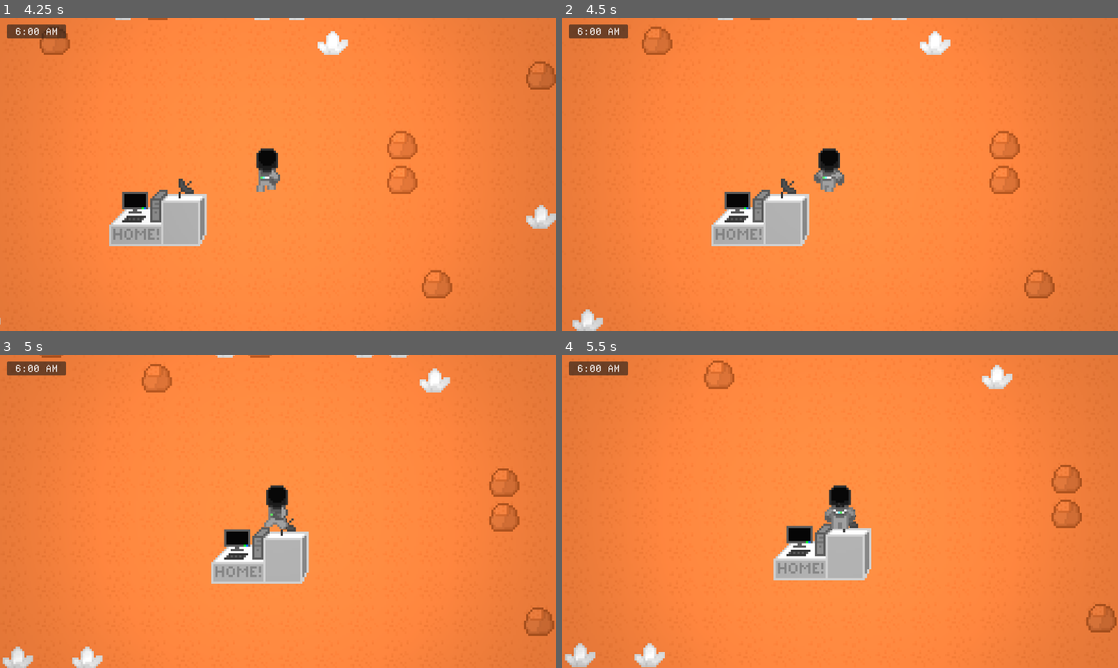
Above: before the commit, frames 1-4 (two rows, left to right).
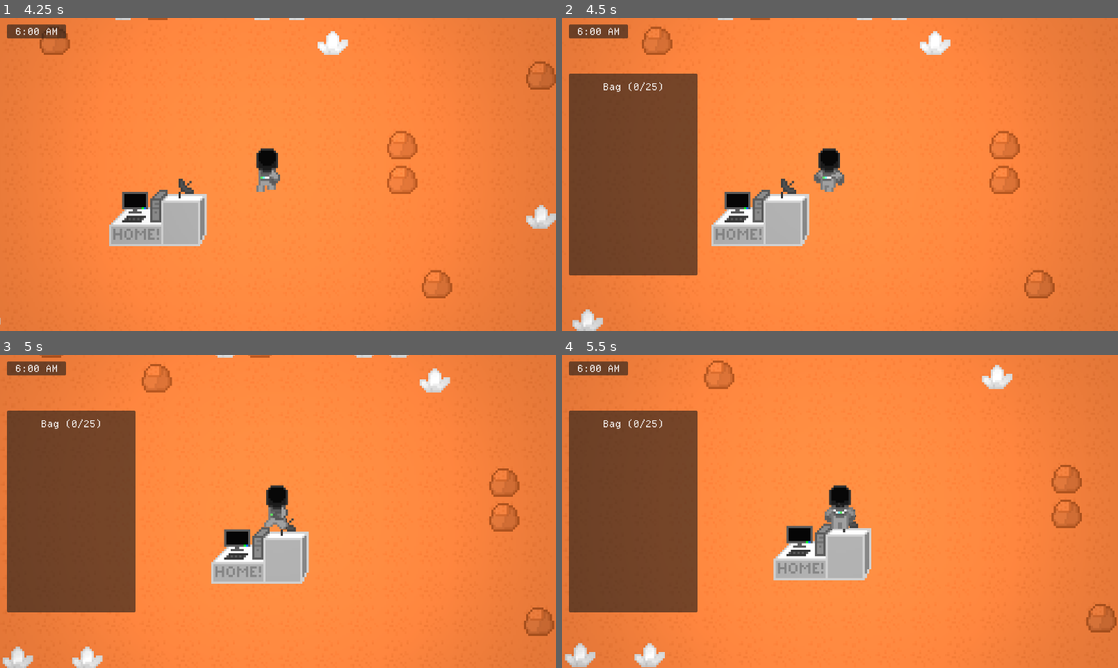
Above: after the commit, the same moments.

Repository: minotaa/coloma-co
Game: Godot game, scene res://scenes/map.tscn
Same seed, same stepped clock (60 frames per second), same inputs: the game is played once before the commit and once after it.
Inputs (mouse positions are in pixels of both pictures, inside the frame that each line leads up to):
- Up to frame 1 (4.25 s): move the mouse to (400, 158) at 0.52 s; press the mouse at (400, 158) at 0.53 s; hold D (right) 0.53-1.28 s; move the mouse to (166, 190) at 1.27 s; release the mouse at (166, 190) at 1.28 s; hold Down (down) 1.28-2.03 s; click (166, 190) at 1.35 s; move the mouse to (333, 105) at 2.02 s; press the mouse at (333, 105) at 2.03 s; hold D (right) 2.03-2.78 s; move the mouse to (250, 237) at 2.77 s; release the mouse at (250, 237) at 2.78 s; hold Up (up) 2.78-3.53 s; click (250, 237) at 2.85 s; move the mouse to (444, 221) at 3.52 s; press the mouse at (444, 221) at 3.53 s; hold Left (left) from 3.53 s (still down); tap E (open_inventory, bound only after the commit) at 4.15 s
- Up to frame 2 (4.5 s): keep holding Left (left); move the mouse to (673, 127) at 4.27 s; release the mouse at (673, 127) at 4.28 s; click (673, 127) at 4.35 s
- Up to frame 3 (5 s): keep holding Left (left)
- Up to frame 4 (5.5 s): move the mouse to (867, 511) at 5.02 s; release Left (left) at 5.03 s; press the mouse at (867, 511) at 5.03 s; hold Down (down) from 5.03 s (still down)

Frame 1 is identical in both runs. In frame 2, 15% of the frame differs, in the area x 1-25%, y 17-83%; in frame 3, 15%; in frame 4, 15%.

Commit message:
Add a home GUI for the home tile.

Diff:
--- a/project.godot
+++ b/project.godot
@@ -81,7 +81,7 @@
 }
 open_inventory={
 "deadzone": 0.2,
-"events": [Object(InputEventKey,"resource_local_to_scene":fa …(140 unchanged characters)… d":false,"keycode":0,"physical_keycode":4194306,"key_label":0,"unicode":0,"location":0,"echo":false,"script":null)
+"events": [Object(InputEventKey,"resource_local_to_scene":fa …(140 unchanged characters)… d":false,"keycode":0,"physical_keycode":69,"key_label":0,"unicode":101,"location":0,"echo":false,"script":null)
 ]
 }
 
--- a/scenes/map.tscn
+++ b/scenes/map.tscn
@@ -34,7 +34,7 @@
 0:0/size_in_atlas = Vector2i(3, 2)
 0:0/0 = 0
 0:0/0/physics_layer_0/polygon_0/points = PackedVector2Array(-17.2664, -9.89223, -5.2159, -10.0721, -2.23356, -8, 0.2030 …(182 unchanged characters)…
-0:0/0/custom_data_1 = -1
+0:0/0/custom_data_1 = 2
 0:0/0/custom_data_2 = 9999.0
 
 [sub_resource type="TileSet" id="TileSet_vt6tk"]
--- a/scenes/player.tscn
+++ b/scenes/player.tscn
@@ -469,6 +469,32 @@
 label_settings = SubResource("LabelSettings_f1ej7")
 horizontal_alignment = 1
 
+[node name="Home" type="Control" parent="UI/Main"]
+texture_filter = 1
+layout_mode = 1
+anchors_preset = 4
+anchor_top = 0.5
+anchor_bottom = 0.5
+offset_left = 16.0
+offset_top = -232.0
+offset_right = 312.0
+offset_bottom = 232.0
+grow_vertical = 2
+
+[node name="TabContainer" type="TabContainer" parent="UI/Main/Home"]
+layout_mode = 1
+anchors_preset = 15
+anchor_right = 1.0
+anchor_bottom = 1.0
+grow_horizontal = 2
+grow_vertical = 2
+theme_override_font_sizes/font_size = 22
+current_tab = 0
+
+[node name="Crafting" type="Control" parent="UI/Main/Home/TabContainer"]
+layout_mode = 2
+metadata/_tab_index = 0
+
 [connection signal="body_entered" from="Area2D" to="." method="_on_body_entered"]
 [connection signal="body_exited" from="Area2D" to="." method="_on_body_exited"]
 [connection signal="body_shape_entered" from="Area2D" to="." method="_on_body_shape_entered"]
--- a/scripts/player.gd
+++ b/scripts/player.gd
@@ -19,8 +19,9 @@
 var mining_time = 0.0
 var is_mining = false
 var original_inventory_position: Vector2
-var tween: Tween
+var original_home_position: Vector2
 var inventory_open: bool = false
+var home_open: bool = false
 
 var bag = Bag.new()
 
@@ -35,7 +36,9 @@
 
 	Items.connect("collect_item", collect_item)
 	original_inventory_position = $UI/Main/Inventory.position
+	original_home_position = $UI/Main/Home.position
 	$UI/Main/Inventory.position -= Vector2(1000, 0)
+	$UI/Main/Home.position -= Vector2(1000, 0)
 
 func collect_item(item: ItemStack) -> void:
 	Toast.add("Collected " + str(item.amount) + "x " + str(item.type.name))
@@ -63,11 +66,42 @@
 		entry.get_node("HBoxContainer").get_node("TextureRect").texture = item_stack.type.texture
 		$UI/Main/Inventory/ScrollContainer/VBoxContainer.add_child(entry)
 
+func update_home() -> void:
+	pass
+
+func toggle_home() -> void:
+	var home = $UI/Main/Home
+	update_home()
+
+	var tween: Tween
+	if tween and tween.is_running():
+		tween.kill()
+
+	tween = get_tree().create_tween()
+	home_open = !home_open
+
+	var target_position: Vector2
+	if home_open:
+		target_position = original_home_position
+		$AudioStreamPlayer2D.volume_db = 0.0
+		$AudioStreamPlayer2D.stream = load("res://assets/sounds/click.wav")
+		$AudioStreamPlayer2D.play()
+	else:
+		target_position = original_home_position - Vector2(1000, 0)
+		$AudioStreamPlayer2D.volume_db = 0.0
+		$AudioStreamPlayer2D.stream = load("res://assets/sounds/click1.wav")
+		$AudioStreamPlayer2D.play()
+
+	tween.tween_property(home, "position", target_position, 0.25).set_trans(Tween.TRANS_SINE).set_ease(Tween.EASE_OUT)
+
+
 func toggle_inventory() -> void:
+	if home_open:
+		$UI/Main/Inventory.position = original_inventory_position - Vector2(1000, 0)
 	var inventory = $UI/Main/Inventory
 	update_inventory()
 
-
+	var tween: Tween
 	if tween and tween.is_running():
 		tween.kill()
 
@@ -91,7 +125,7 @@
 func _process_input(delta) -> void:
 	velocity = Input.get_vector("left", "right", "up", "down", 0.1)
 
-	if Input.is_action_just_pressed("open_inventory"):
+	if Input.is_action_just_pressed("open_inventory") and not home_open:
 		toggle_inventory()
 	if inventory_open:
 		update_inventory()
@@ -140,6 +174,12 @@
 	var mouse_pos = tilemap.local_to_map(tilemap.get_local_mouse_position())
 	var tile_data = tilemap.get_cell_tile_data(mouse_pos)
 
+	if tile_data and tile_data.get_custom_data("tile_id") == 2 and nearby_tiles.has(mouse_pos) and Input.is_action_just_pressed("mine"):
+		print("Opened home GUI.")
+		toggle_home()
+		if inventory_open:
+			toggle_inventory()
+
 	if tile_data and tile_data.get_custom_data("mineable") == true and not nearby_tiles.has(mouse_pos) and Input.is_action_just_pressed("mine"):
 		Toast.add("Too far away.")
 
@@ -228,7 +268,7 @@
 	if body is TileMapLayer:
 		var tile_coords: Vector2i = tilemap.get_coords_for_body_rid(body_rid)
 		var tile_data = tilemap.get_cell_tile_data(tile_coords)
-		if tile_data and tile_data.get_custom_data("mineable"):
+		if tile_data and (tile_data.get_custom_data("tile_id") or tile_data.get_custom_data("mineable")):
 			nearby_tiles.append(tile_coords)
 
 func _on_body_shape_exited(body_rid: RID, body: Node2D, body_shape_index: int, local_shape_index: int) -> void:
Binary file added: assets/sprites/crafting.png
Not shown, added: assets/sprites/crafting.png.import
